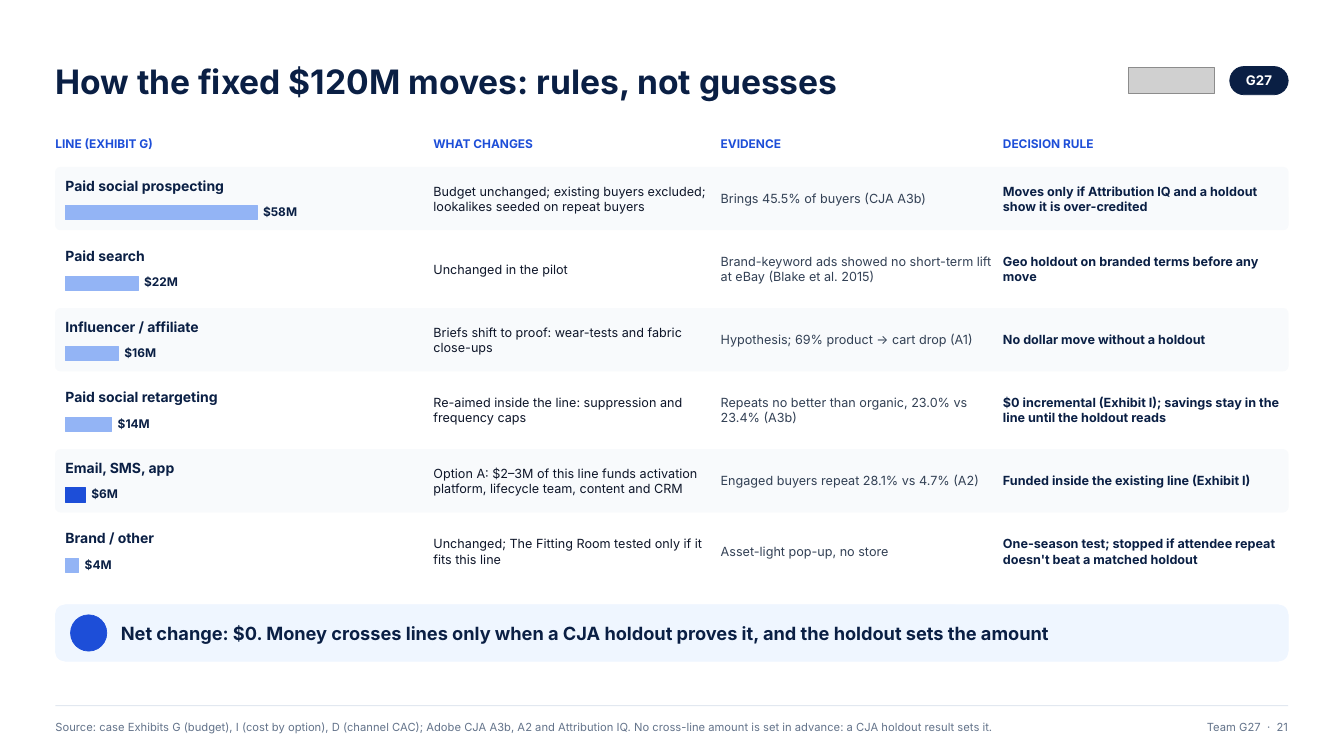
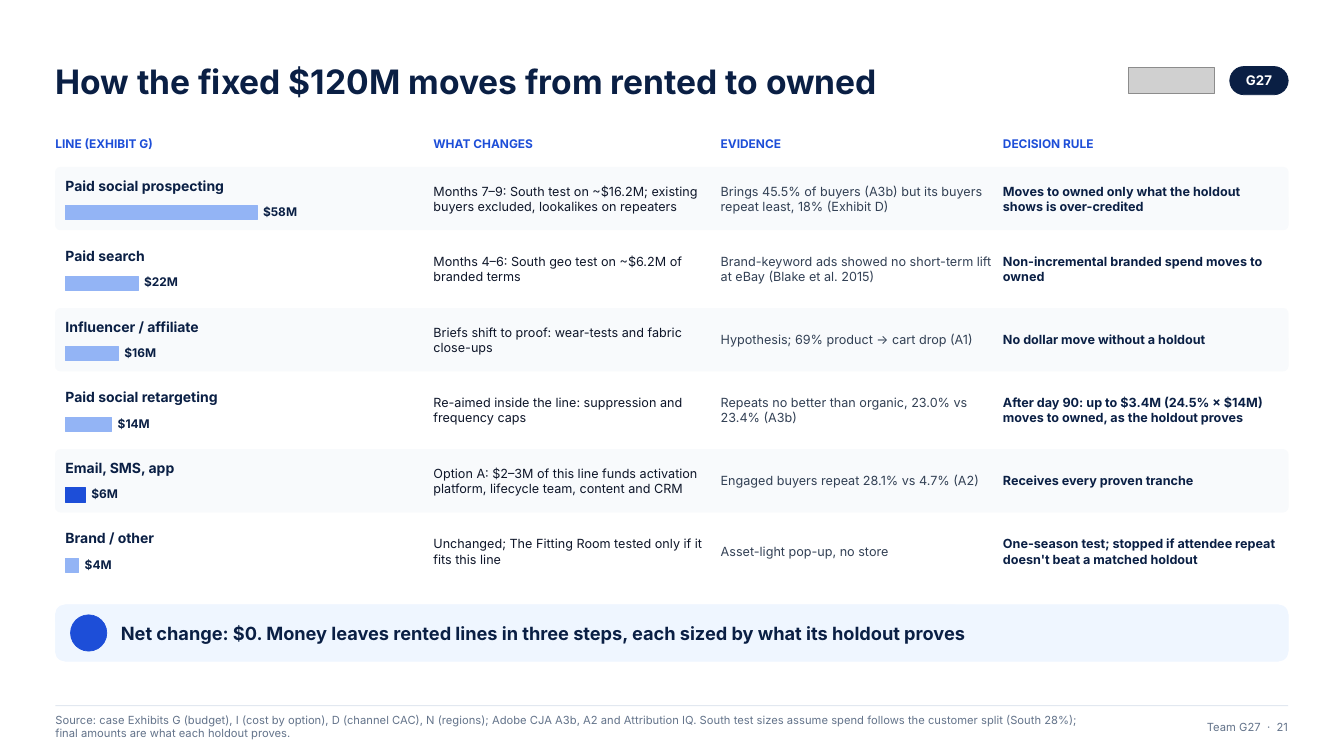
Before and after one commit to ANNYM25/Quince, a slide deck: slide 21 of deck/Team G27.pptx. Drawn at 1344x756 pixels with LibreOffice and Linux fonts; fonts in the diff are those of the drawing; grey boxes stand for pictures; background and template pictures are left out. Boxes give left, top, right and bottom in pixels: in the first picture for what was removed or moved away, otherwise in the second. Text is boxed around its words. In the diff, an @@ line names an element or a change of style, - is before the commit and + after.

```diff
--- a/deck/Team G27.pptx
+++ b/deck/Team G27.pptx
@@ text at [55, 66, 877, 98]: text changed @@
-How the fixed $120M moves: rules, not guesses
+How the fixed $120M moves from rented to owned
@@ text at [433, 185, 698, 214]: text changed @@
-Budget unchanged; existing buyers excluded; lookalikes seeded on repeat buyers
+Months 7–9: South test on ~$16.2M; existing buyers excluded, lookalikes on repeaters
@@ text at [721, 185, 982, 214]: text changed @@
-Brings 45.5% of buyers (CJA A3b)
+Brings 45.5% of buyers (A3b) but its buyers repeat least, 18% (Exhibit D)
@@ text at [1003, 186, 1240, 211]: text changed @@
-Moves only if Attribution IQ and a holdout show it is over-credited
+Moves to owned only what the holdout shows is over-credited
@@ text at [433, 255, 682, 281]: text changed @@
-Unchanged in the pilot
+Months 4–6: South geo test on ~$6.2M of branded terms
@@ text at [1003, 256, 1262, 281]: text changed @@
-Geo holdout on branded terms before any move
+Non-incremental branded spend moves to owned
@@ text at [1003, 397, 1263, 425]: text changed @@
-$0 incremental (Exhibit I); savings stay in the line until the holdout reads
+After day 90: up to $3.4M (24.5% × $14M) moves to owned, as the holdout proves
@@ text at [1003, 475, 1194, 488]: text changed @@
-Funded inside the existing line (Exhibit I)
+Receives every proven tranche
@@ text at [121, 625, 965, 644]: text changed @@
-Net change: $0. Money crosses lines only when a CJA holdout proves it, and the holdout sets the amount
+Net change: $0. Money leaves rented lines in three steps, each sized by what its holdout proves
@@ text at [55, 715, 1076, 739]: text changed @@
-Source: case Exhibits G (budget), I (cost by option), D (channel CAC); Adobe CJA A3b, A2 and Attribution IQ. No cross-line amount is set in advance: a CJA holdout result sets it.
+Source: case Exhibits G (budget), I (cost by option), D (channel CAC), N (regions); Adobe CJA A3b, A2 and Attribution IQ. South test sizes assume spend follows the customer split (South 28%); final amounts are what each holdout proves.
```
Also in this commit, not shown: 3 other slides changed, 2 other files.
